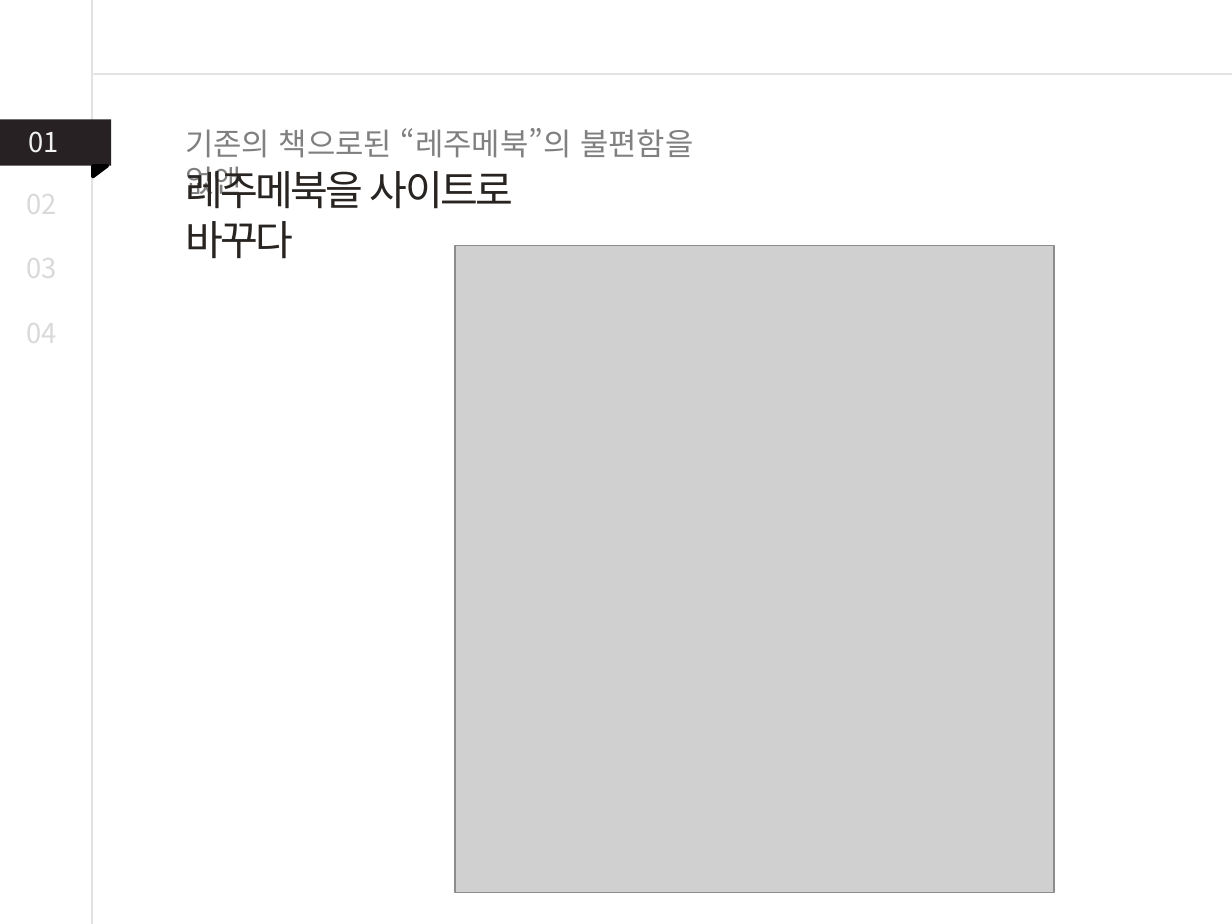
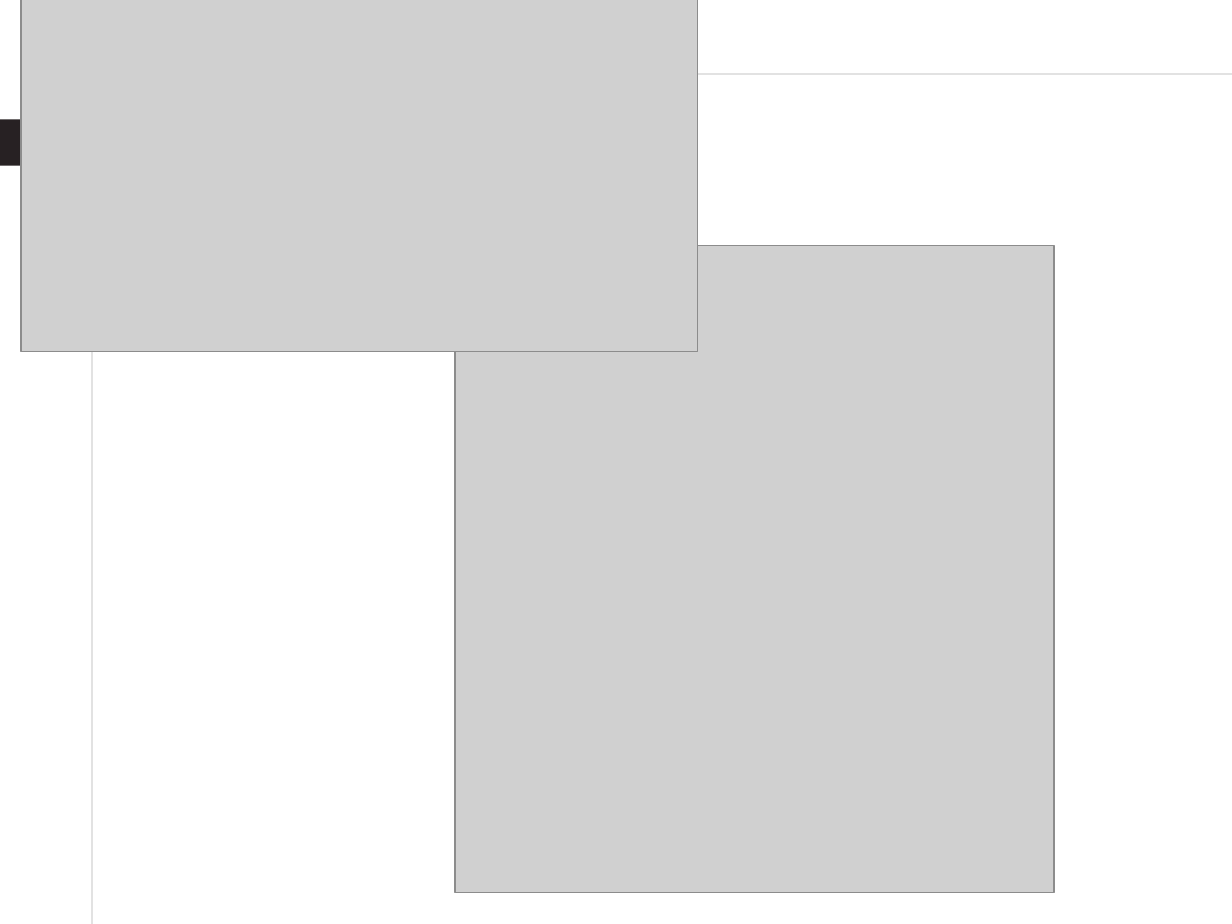
Before and after one commit to byh020907/2uzubook, a slide deck: slide 6 of Presentation/PPT템플릿_강의안.pptx. Drawn at 1232x924 pixels with LibreOffice and Linux fonts; fonts in the diff are those of the drawing; grey boxes stand for pictures. Boxes give left, top, right and bottom in pixels: in the first picture for what was removed or moved away, otherwise in the second. Text is boxed around its words. In the diff, an @@ line names an element or a change of style, - is before the commit and + after.

```diff
--- a/Presentation/PPT템플릿_강의안.pptx
+++ b/Presentation/PPT템플릿_강의안.pptx
@@ picture added at box(21, 0, 697, 352) @@
@@ text removed at box(29, 131, 59, 153) @@
-01
@@ right triangle removed at box(93, 166, 108, 177) @@
@@ text removed at box(185, 166, 513, 259) @@
-레주메북을 사이트로 바꾸다
@@ text removed at box(27, 182, 57, 222) @@
-02
@@ text removed at box(27, 247, 57, 287) @@
-03
```
Also in this commit, not shown: 2 other slides changed, 1 slide removed.
